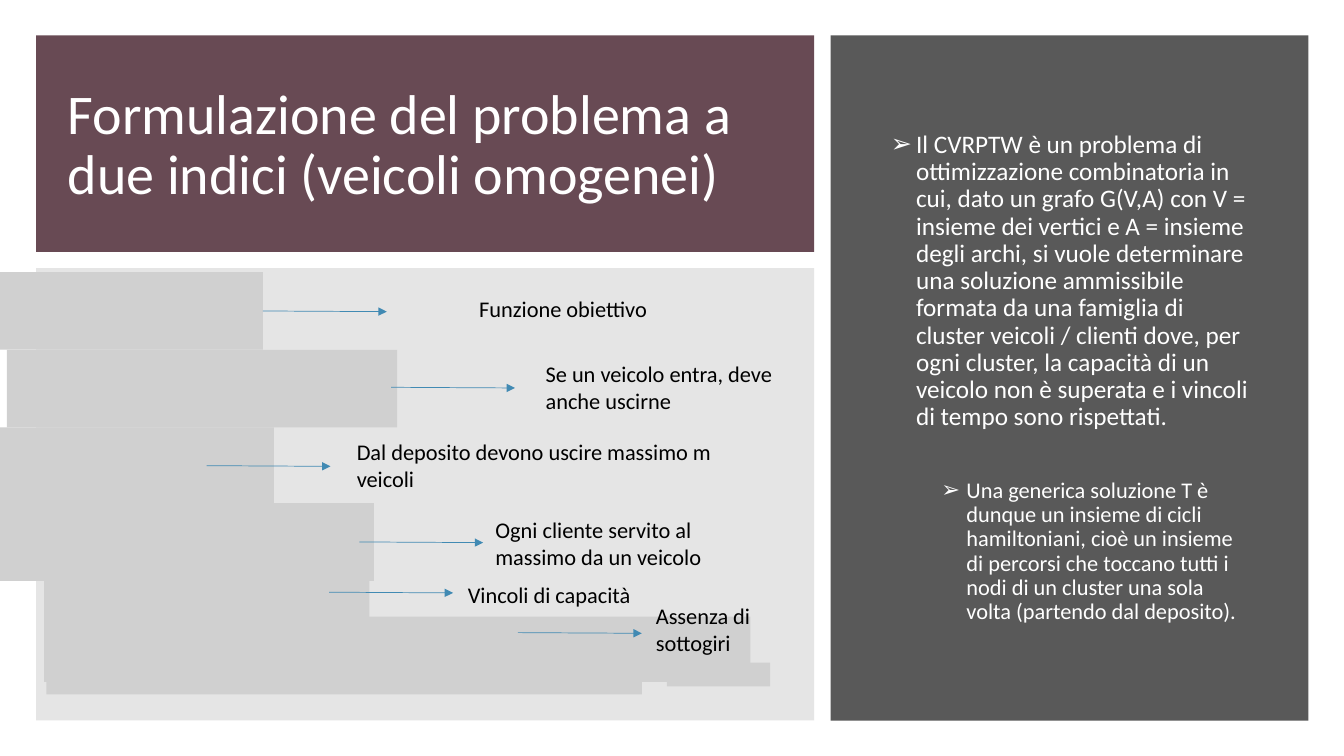
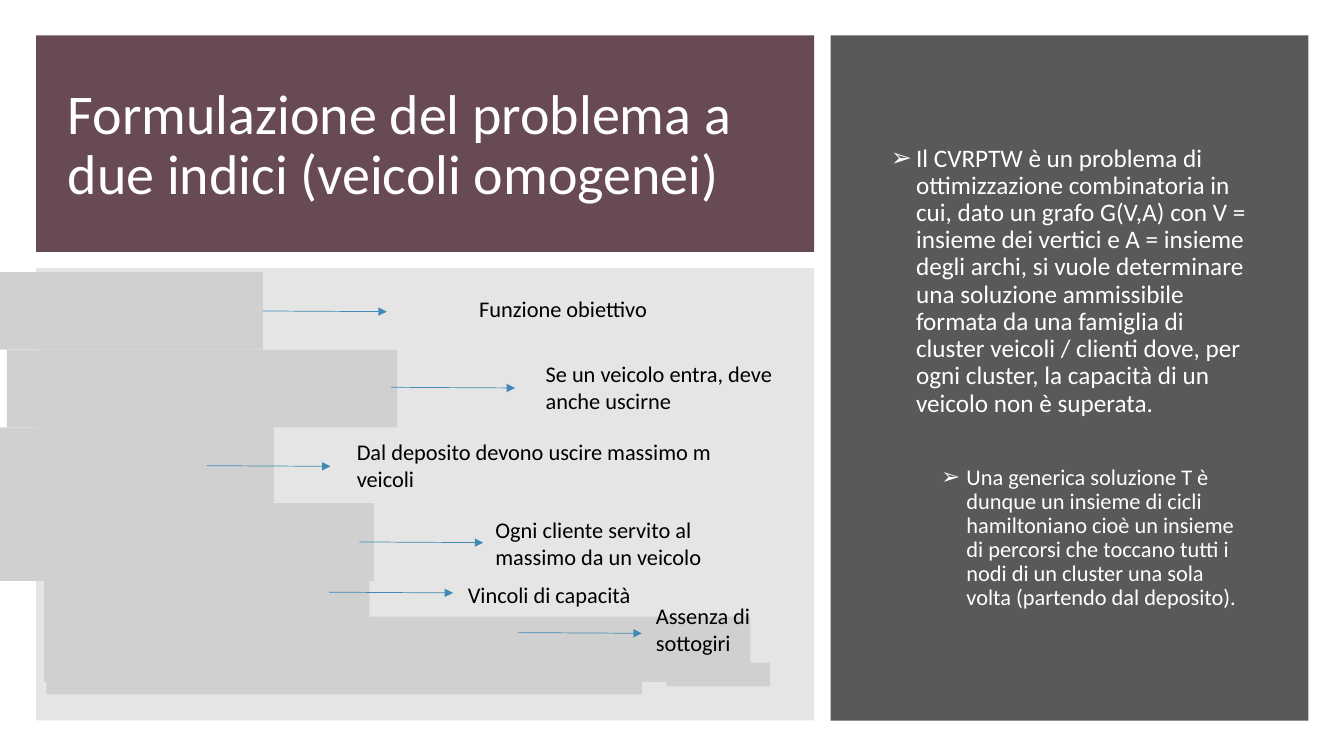
Before and after one commit to gdr-98/Greedy-heuristics-and-genetic-algorithm-for-a-CVRPTW-problem-resolution-, a slide deck: slide 3 of Power_point_nik.pptx. Drawn at 1344x756 pixels with LibreOffice and Linux fonts; fonts in the diff are those of the drawing; grey boxes stand for pictures. Boxes give left, top, right and bottom in pixels: in the first picture for what was removed or moved away, otherwise in the second. Text is boxed around its words. In the diff, an @@ line names an element or a change of style, - is before the commit and + after.

```diff
--- a/Power_point_nik.pptx
+++ b/Power_point_nik.pptx
@@ text at [916,149,1244,609]: text changed @@
-➢ Il CVRPTW è un problema di ottimizzazione combinatoria in cui, dato un grafo G(V,A) con V = insieme dei vertici e A = insieme degli archi, si vuole determinare una soluzione ammissibile formata da una famiglia di cluster veicoli / clienti dove, per ogni cluster, la capacità di un veicolo non è superata e i vincoli di tempo sono rispettati.
-  ➢ Una generica soluzione T è dunque un insieme di cicli hamiltoniani, cioè un insieme di percorsi che toccano tutti i nodi di un cluster una sola volta (partendo dal deposito).
+➢ Il CVRPTW è un problema di ottimizzazione combinatoria in cui, dato un grafo G(V,A) con V = insieme dei vertici e A = insieme degli archi, si vuole determinare una soluzione ammissibile formata da una famiglia di cluster veicoli / clienti dove, per ogni cluster, la capacità di un veicolo non è superata.
+  ➢ Una generica soluzione T è dunque un insieme di cicli hamiltoniano cioè un insieme di percorsi che toccano tutti i nodi di un cluster una sola volta (partendo dal deposito).
```
Also in this commit, not shown: 14 other slides changed, 7 slides added, 3 slides removed.
